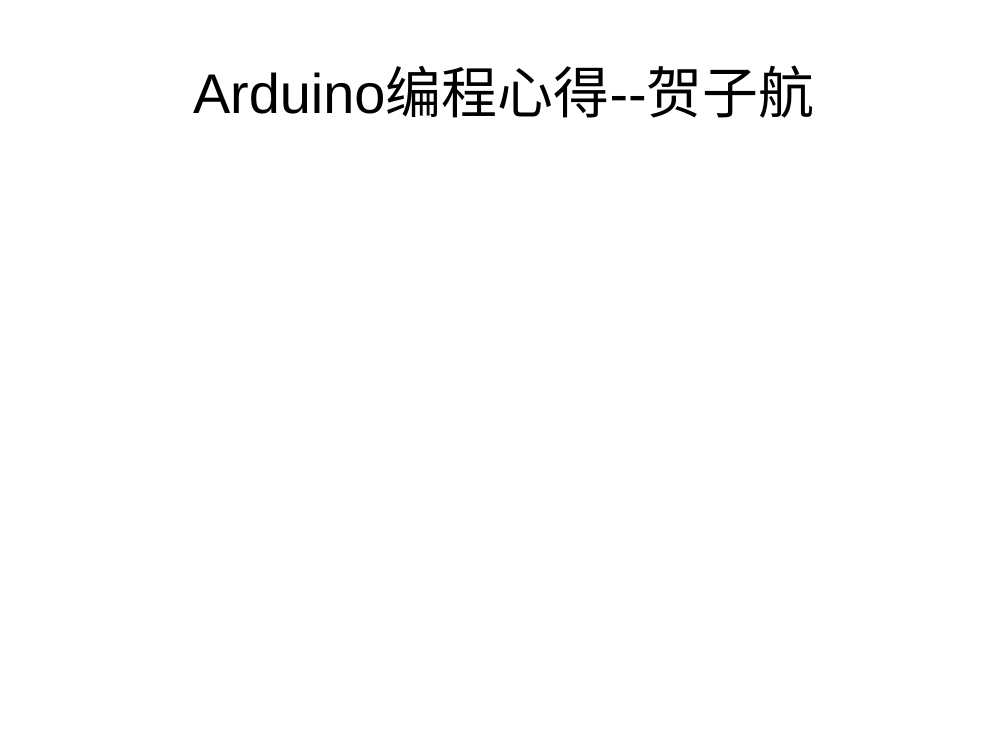
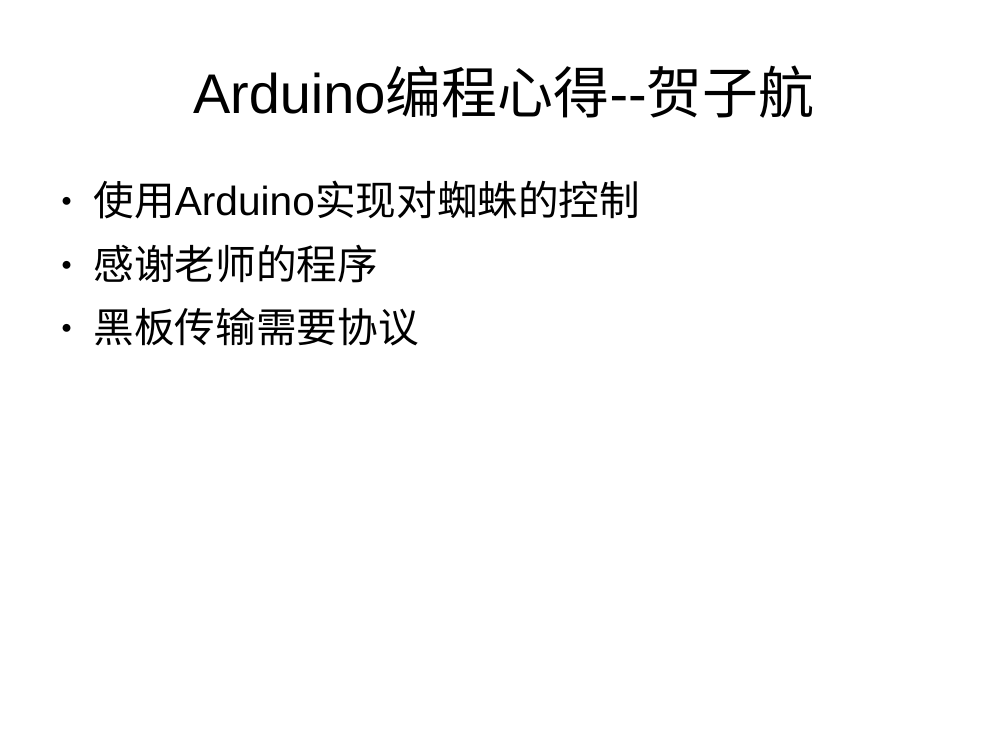
Before and after one commit to zhaofeng-shu33/EmbeddedSystemSpider, a slide deck: slide 4 of Presentation.ppt. Drawn at 1008x756 pixels with LibreOffice and Linux fonts; fonts in the diff are those of the drawing. Boxes give left, top, right and bottom in pixels: in the first picture for what was removed or moved away, otherwise in the second. Text is boxed around its words. In the diff, an @@ line names an element or a change of style, - is before the commit and + after.

Commit message:
revise presentation.ppt

```diff
--- a/Presentation.ppt
+++ b/Presentation.ppt
@@ text added at <box>93,180,640,346</box>, 32 pt, text #000000 @@
+● 使用Arduino实现对蜘蛛的控制
+● 感谢老师的程序
+● 黑板传输需要协议
```
